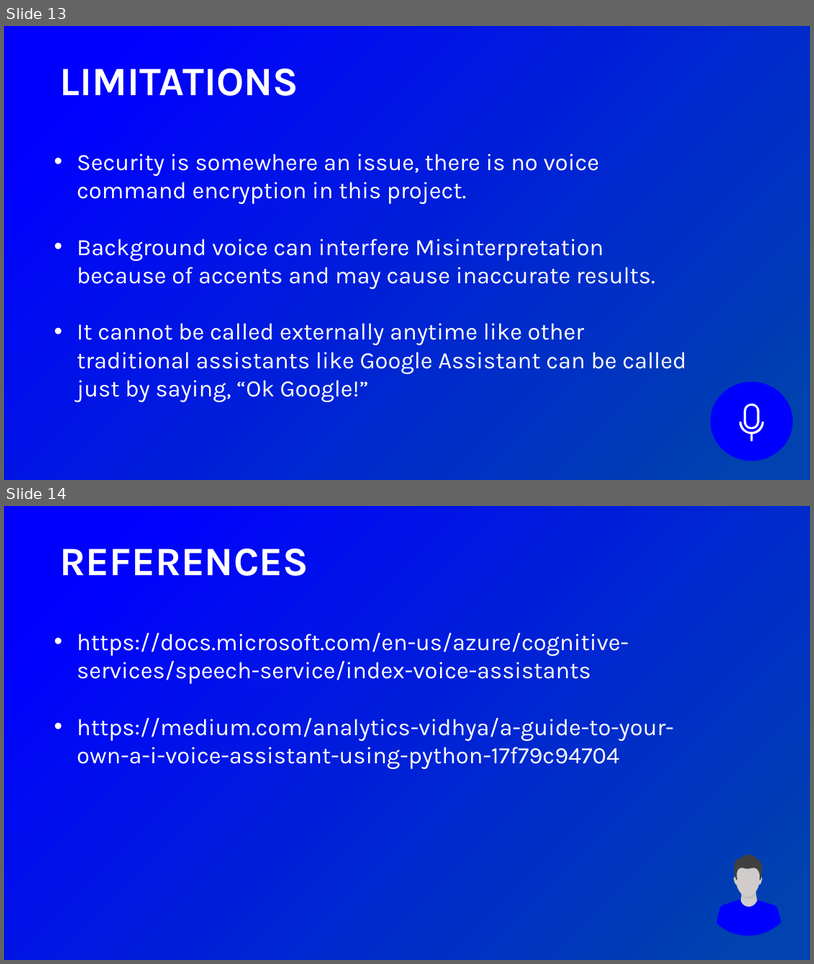
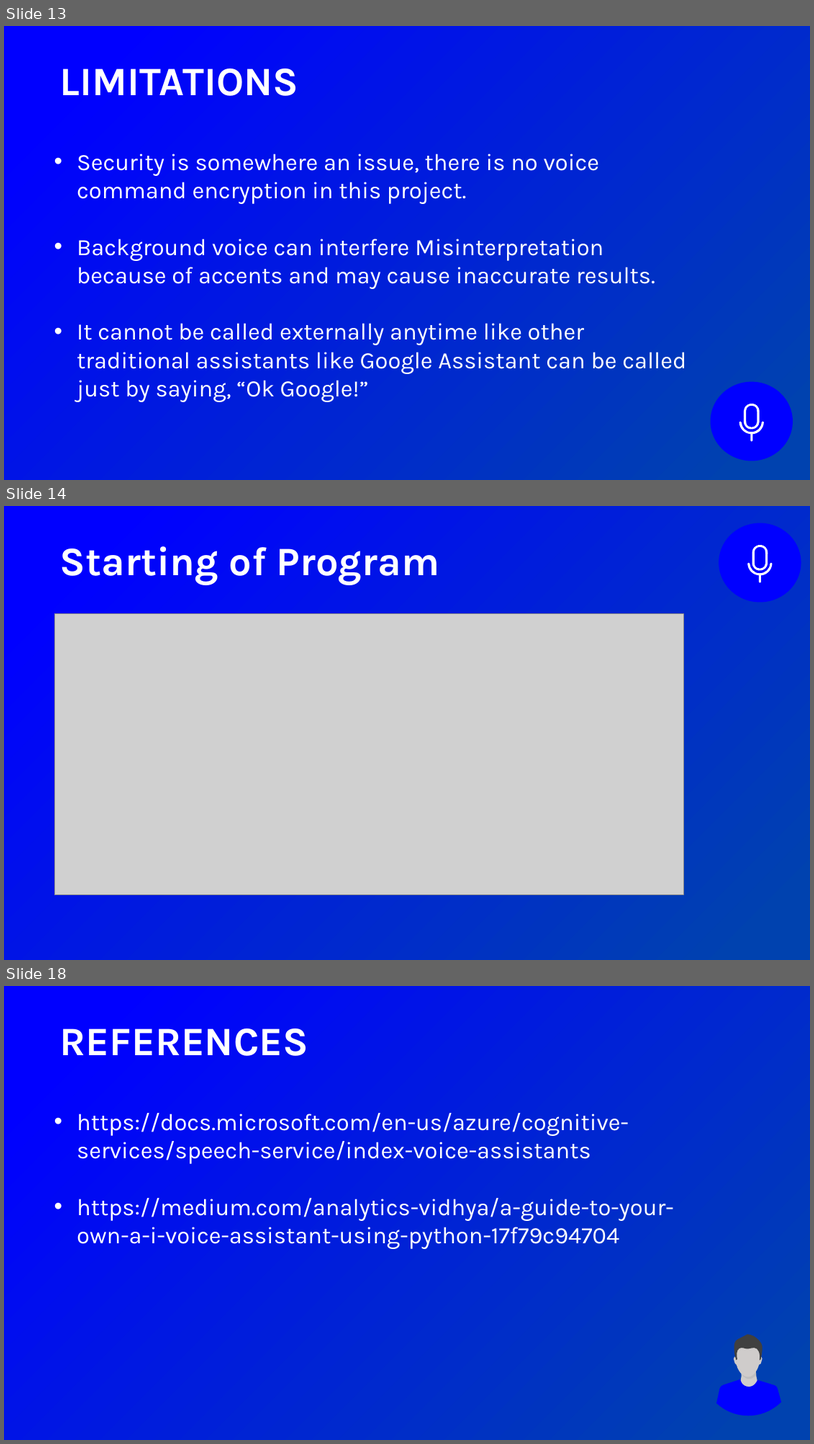
Before and after one commit to YatharthChauhan2362/Virtual-Voice-Assistant, a slide deck: Virtual Voice Assistant Presentation.pptx. Shown one above the other, each under a label of ours: slides 13 and 14 before the commit, slides 13, 14 and 18 after it; the slides between them are not shown. The pictures are 814x964 and 814x1444 pixels, drawn with LibreOffice and Linux fonts; fonts in the diff are those of the drawing; grey boxes stand for pictures. Boxes give left, top, right and bottom in pixels: in the first picture for what was removed or moved away, otherwise in the second. Text is boxed around its words. In the diff, an @@ line names an element or a change of style, - is before the commit and + after.

```diff
--- a/Virtual Voice Assistant Presentation.pptx
+++ b/Virtual Voice Assistant Presentation.pptx
@@ slide 14 added at box(4, 506, 810, 960), background gradient #0000FF to #0042AF @@
@@ ellipse added at box(719, 523, 801, 602), fill #0000FF @@
@@ text added at box(60, 546, 440, 585), 48 pt, text #FFFFFF, bold @@
+Starting of Program
@@ freeform shape added at box(752, 542, 769, 573), fill #FFFFFF @@
@@ freeform shape added at box(748, 562, 773, 583), fill #FFFFFF @@
@@ picture added at box(54, 614, 684, 895) @@
@@ what was slide 14 is now slide 18 @@
```
Also in this commit, not shown: 1 slide changed, 3 other slides added, 2 other files.
